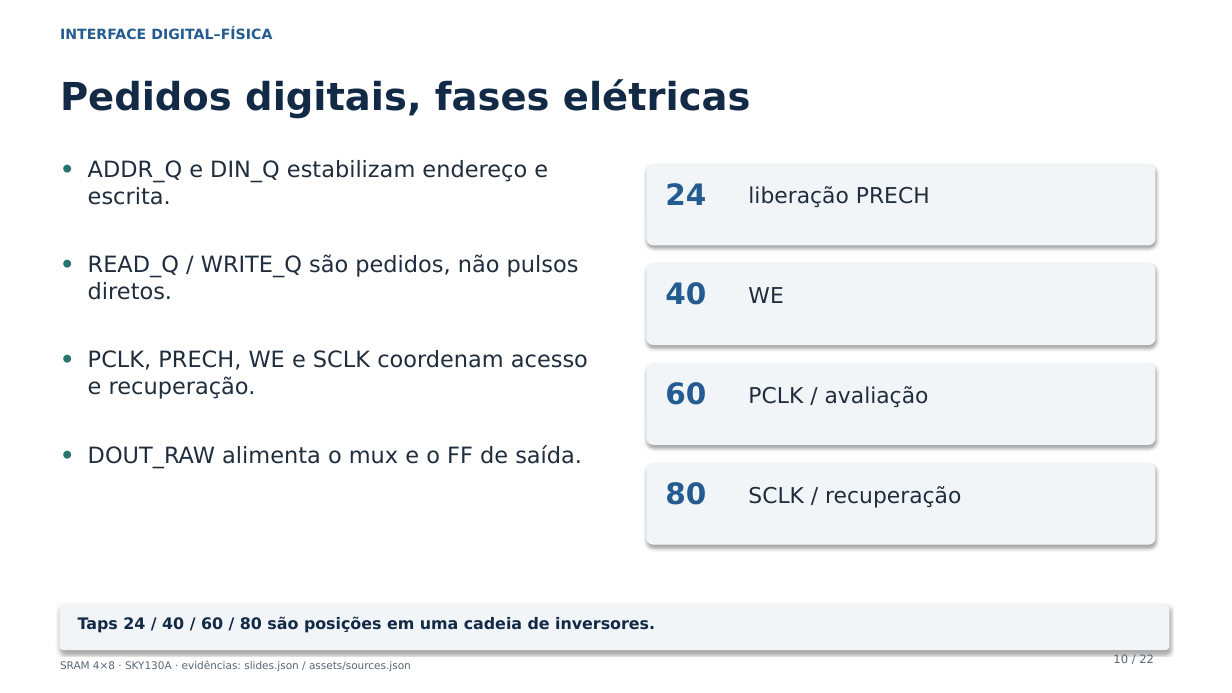
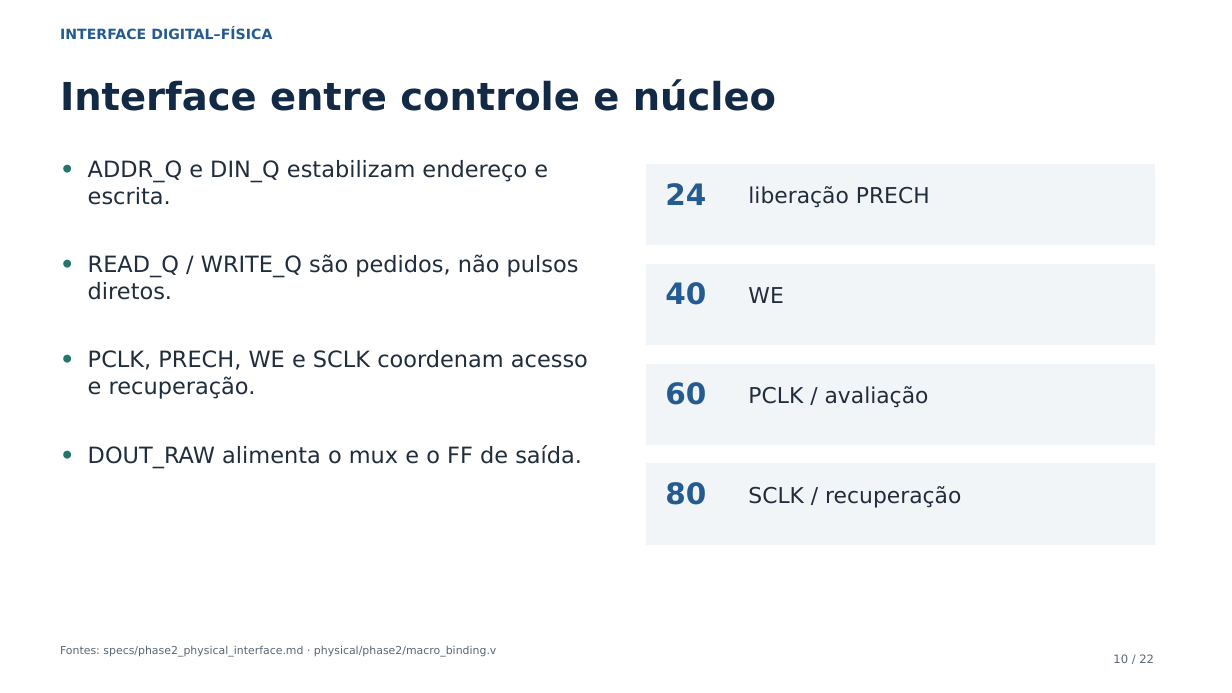
Before and after one commit to leofernandesc/Open-source-sram-memory-compiler, a slide deck: slide 10 of presentations/phase2/phase2_technical_review.pptx. Drawn at 1232x693 pixels with LibreOffice and Linux fonts; fonts in the diff are those of the drawing. Boxes give left, top, right and bottom in pixels: in the first picture for what was removed or moved away, otherwise in the second. Text is boxed around its words. In the diff, an @@ line names an element or a change of style, - is before the commit and + after.

Commit message:
docs(phase2): use descriptive academic presentation wording

```diff
--- a/presentations/phase2/phase2_technical_review.pptx
+++ b/presentations/phase2/phase2_technical_review.pptx
@@ text at <box>60,79,776,111</box>: text changed @@
-Pedidos digitais, fases elétricas
+Interface entre controle e núcleo
@@ rounded rectangle to rectangle; shadow off in 4 elements at <box>647,165,1155,245</box>, <box>647,264,1155,345</box>, <box>647,364,1155,445</box>, <box>647,464,1155,544</box> @@
@@ rounded rectangle removed at <box>60,605,1169,650</box> @@
@@ text removed at <box>78,616,655,633</box> @@
-Taps 24 / 40 / 60 / 80 são posições em uma cadeia de inversores.
@@ text added at <box>60,646,496,657</box>, 8.5 pt, text #596776 @@
+Fontes: specs/phase2_physical_interface.md · physical/phase2/macro_binding.v
@@ text removed at <box>60,661,411,671</box> @@
-SRAM 4×8 · SKY130A · evidências: slides.json / assets/sources.json
```
Also in this commit, not shown: 21 other slides changed, 9 other files.
